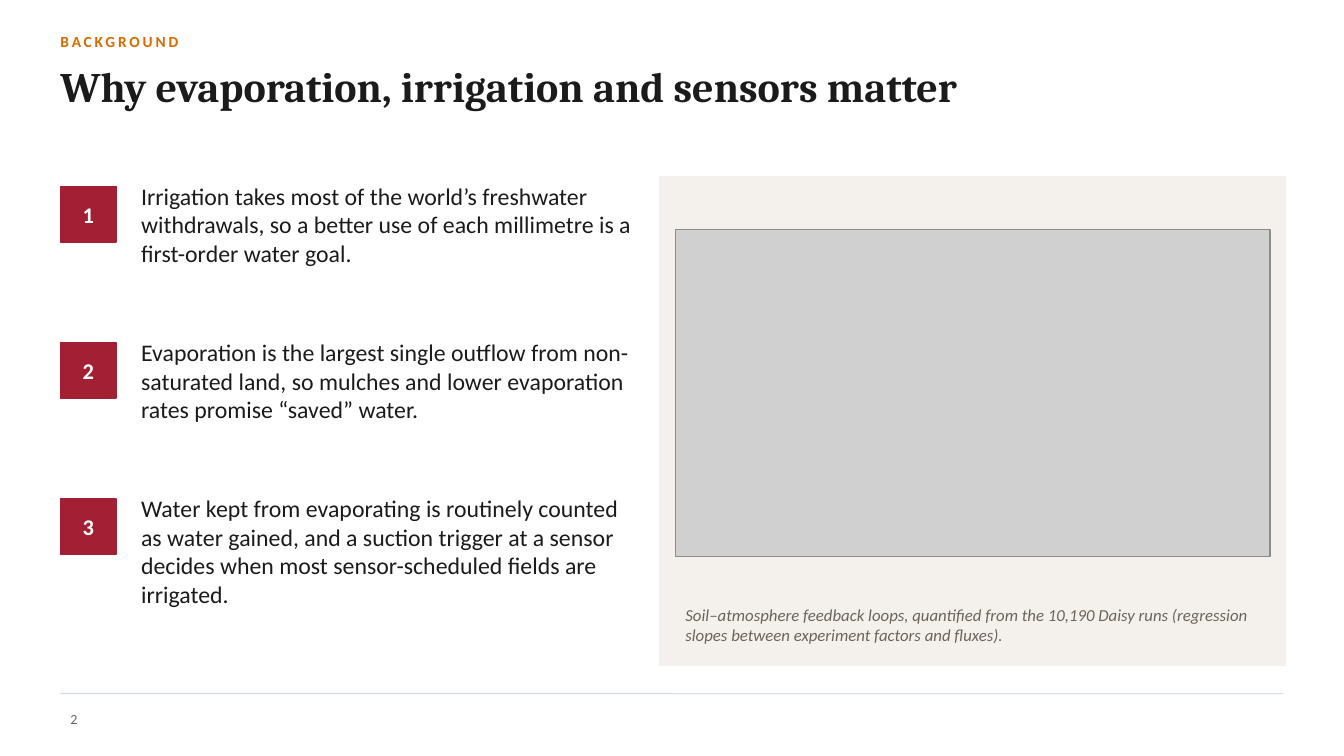
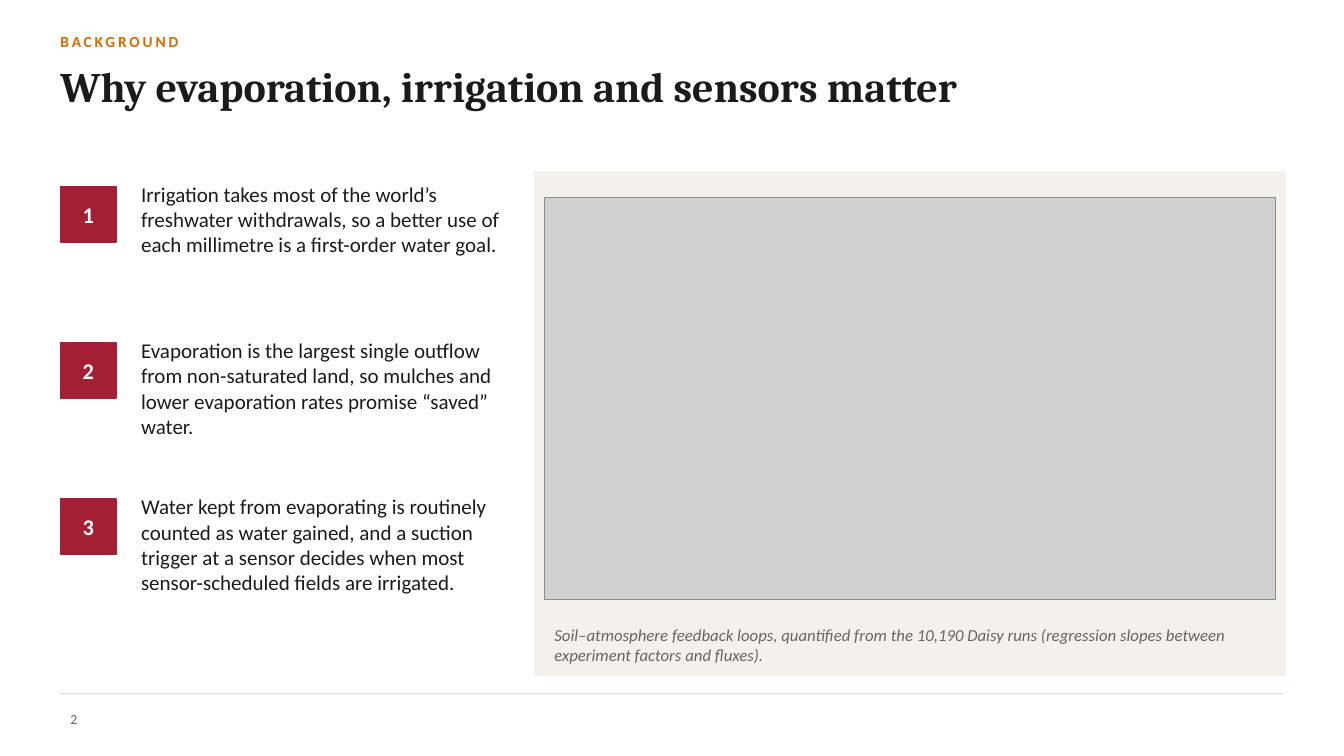
Before and after one commit to halilunaziru73-creator/Coupled-Water-Fluxes-Pore-Scale-Dynamics-Precision-Irrigation-Mulching-Feedback-Loops, a slide deck: slide 2 of Manuscripts/pdf/Supplementary/SWAFL_Presentation.pptx. Drawn at 1344x756 pixels with LibreOffice and Linux fonts; fonts in the diff are those of the drawing; grey boxes stand for pictures; background and template pictures are left out. Boxes give left, top, right and bottom in pixels: in the first picture for what was removed or moved away, otherwise in the second. Text is boxed around its words. In the diff, an @@ line names an element or a change of style, - is before the commit and + after.

Commit message:
Presentation: sharper double-resolution screenshots, larger figures

```diff
--- a/Manuscripts/pdf/Supplementary/SWAFL_Presentation.pptx
+++ b/Manuscripts/pdf/Supplementary/SWAFL_Presentation.pptx
@@ rectangle: place and size @@
-rectangle at box(660, 176, 1286, 665)
+rectangle at box(534, 171, 1286, 676)
@@ size 17 to 15 pt in 3 elements at box(141, 343, 491, 434), box(141, 499, 487, 594), box(141, 187, 499, 256) @@
@@ picture: place and size @@
-picture at box(676, 229, 1270, 557)
+picture at box(544, 198, 1275, 601)
@@ text "Soil–atmosphere feedback loops, quantified from ..." rewrapped from box(685, 609, 1247, 644) to box(554, 629, 1225, 664) @@
```
Also in this commit, not shown: 11 other slides changed.
